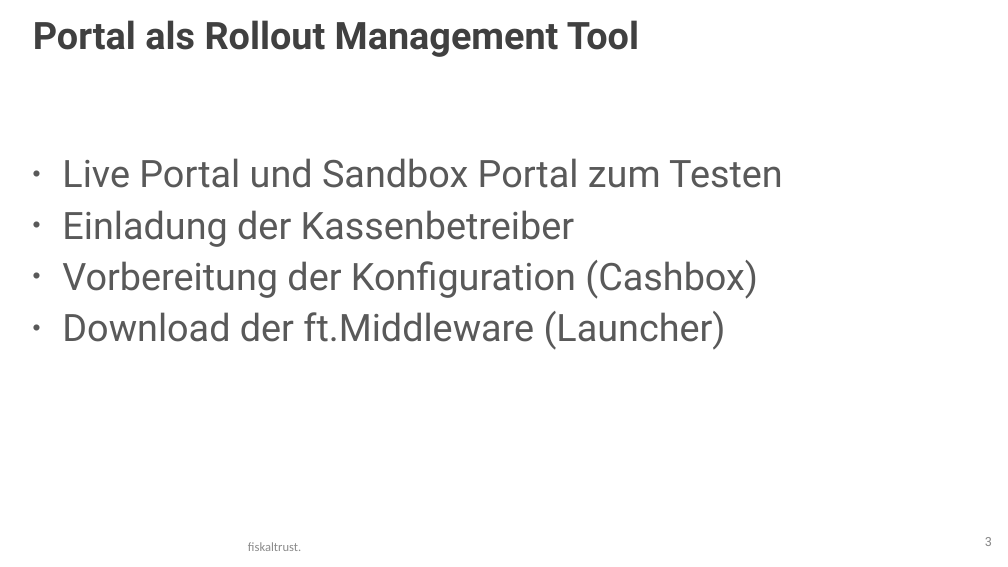
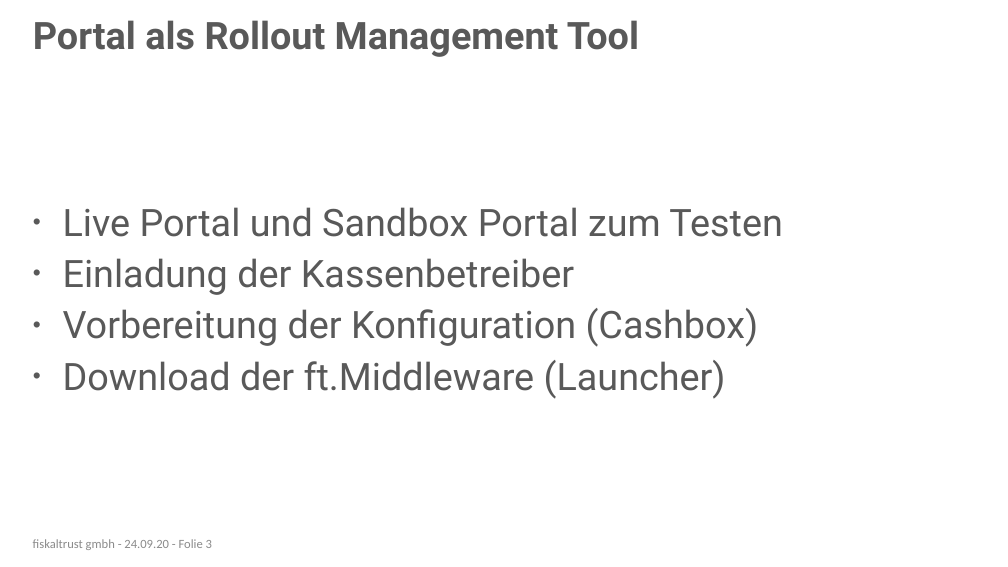
Before and after one commit to fiskaltrust/productdescription-de-doc, a slide deck: slide 3 of for-posdealers/presentation/tech/media/posdealer-tech-rollout.pptx. Drawn at 1008x567 pixels with LibreOffice and Linux fonts; fonts in the diff are those of the drawing; background and template pictures are left out. Boxes give left, top, right and bottom in pixels: in the first picture for what was removed or moved away, otherwise in the second. Text is boxed around its words. In the diff, an @@ line names an element or a change of style, - is before the commit and + after.

```diff
--- a/for-posdealers/presentation/tech/media/posdealer-tech-rollout.pptx
+++ b/for-posdealers/presentation/tech/media/posdealer-tech-rollout.pptx
@@ title "Portal als Rollout Management Tool" at (x1=33, y1=20, x2=639, y2=57): text colour #404040 to #595959 @@
@@ text "Live Portal und Sandbox Portal ..." moved from (x1=62, y1=158, x2=783, y2=350) to (x1=63, y1=207, x2=783, y2=399) @@
@@ text added at (x1=33, y1=539, x2=212, y2=550), 12 pt, text #8C8C8C @@
+fiskaltrust gmbh - 24.09.20 - Folie 3
@@ page number removed at (x1=985, y1=537, x2=992, y2=546) @@
-3
@@ text removed at (x1=248, y1=542, x2=301, y2=551) @@
-fiskaltrust.
```
Also in this commit, not shown: 21 other slides changed, 1 slide added.
